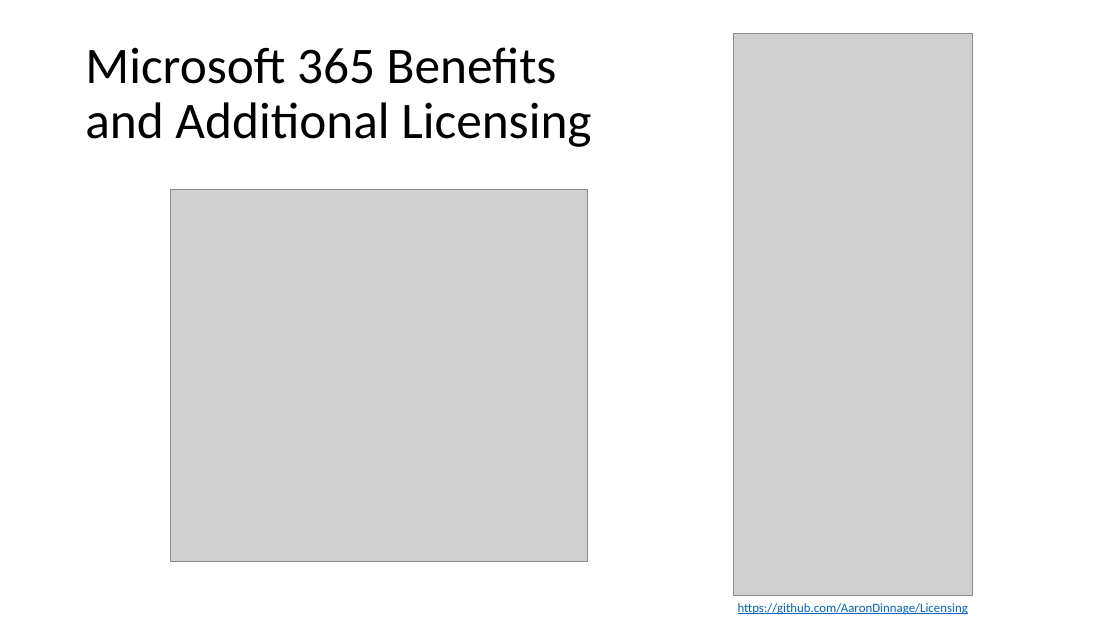
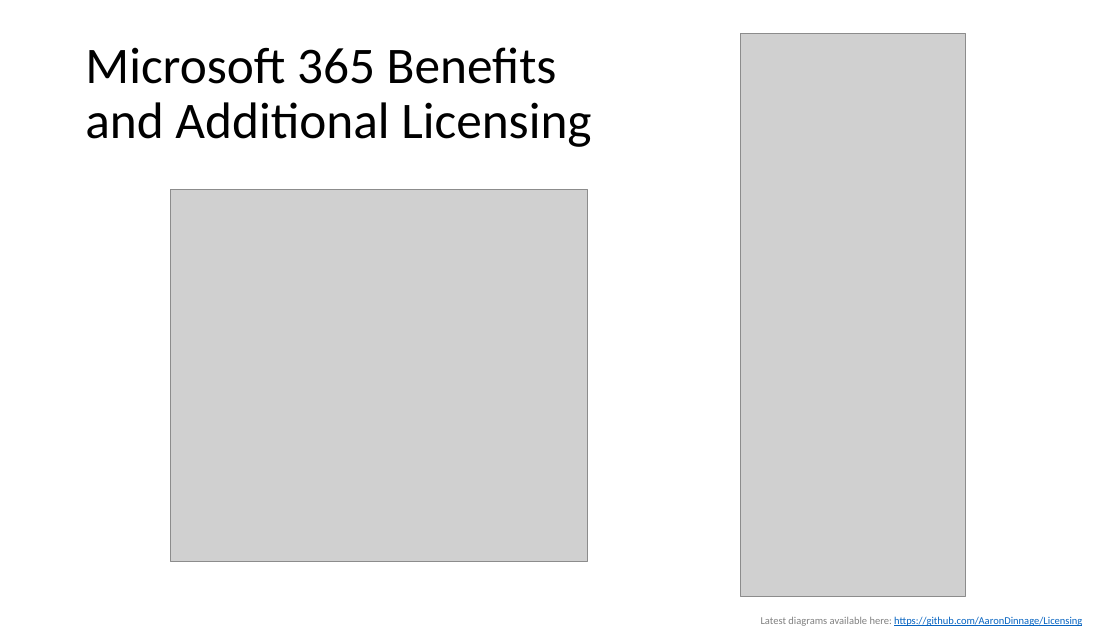
Before and after one commit to ksagala/Licensing, a slide deck: slide 6 of Microsoft 365 Enterprise License Map.pptx (slide 8 before the commit). Drawn at 1120x630 pixels with LibreOffice and Linux fonts; fonts in the diff are those of the drawing; grey boxes stand for pictures. Boxes give left, top, right and bottom in pixels: in the first picture for what was removed or moved away, otherwise in the second. Text is boxed around its words. In the diff, an @@ line names an element or a change of style, - is before the commit and + after.

```diff
--- a/Microsoft 365 Enterprise License Map.pptx
+++ b/Microsoft 365 Enterprise License Map.pptx
@@ picture: place and size @@
-picture at [734, 34, 973, 596]
+picture at [741, 34, 965, 597]
@@ text at [761, 616, 1082, 626]: text changed; size 11 to 9 pt @@
-https://github.com/AaronDinnage/Licensing
+Latest diagrams available here: https://github.com/AaronDinnage/Licensing
```
Also in this commit, not shown: 4 other slides changed, 2 slides removed, 47 other files.
